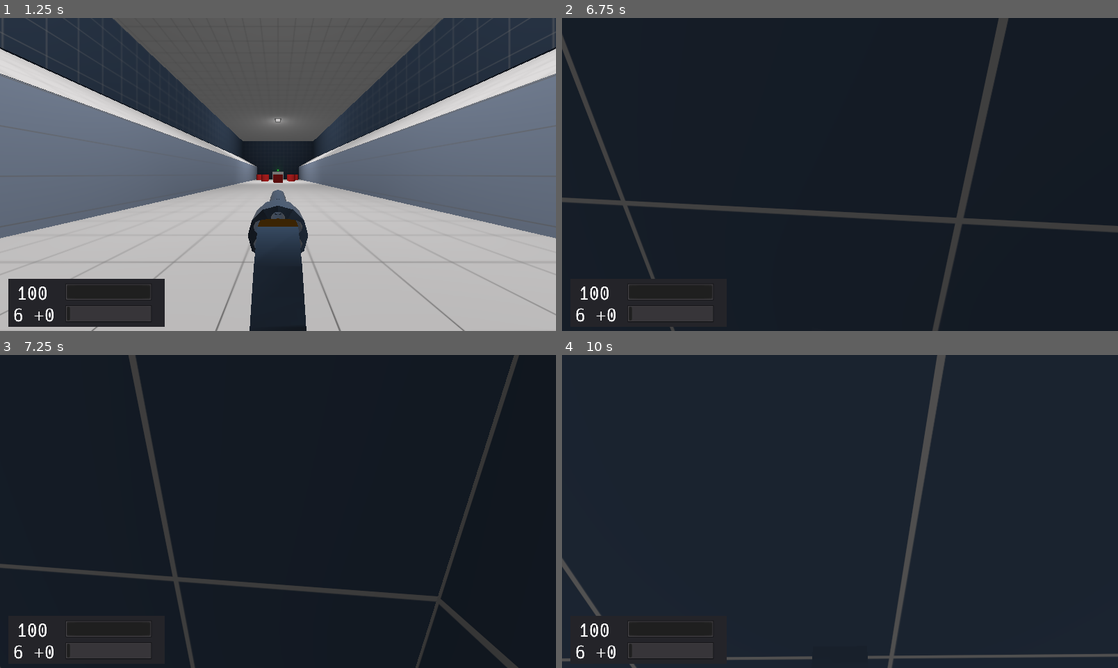
Above: before the commit, frames 1-4 (two rows, left to right).
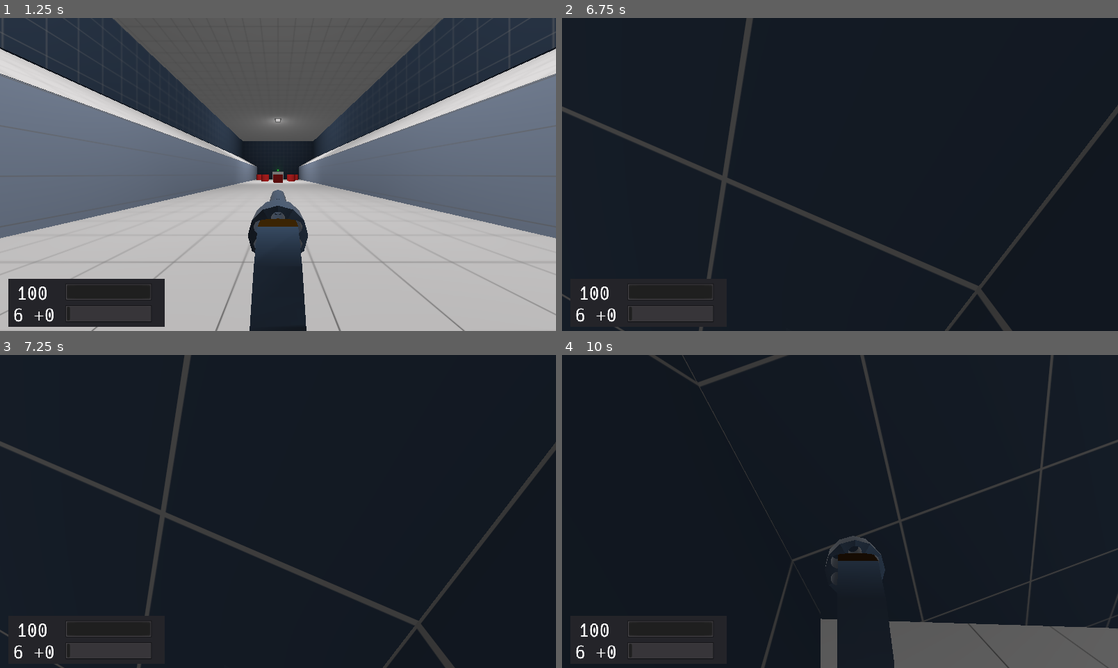
Above: after the commit, the same moments.

Repository: duckinator/keress
Game: Godot game, scene res://menus/MainMenu.tscn
The game is run twice, just before and just after one commit, with the same random seed, the same clock (stepped at 60 frames per second) and the same inputs.
Inputs (mouse positions are in pixels of both pictures, inside the frame that each line leads up to):
- Up to frame 1 (1.25 s): click "New Game" at 0.5 s
- Up to frame 2 (6.75 s): tap Enter (ui_accept) at 1.25 s; move the mouse to (867, 174) at 1.27 s; press the mouse at (867, 174) at 1.28 s; hold W (movement_forward) 1.28-6.53 s; tap Space (movement_jump) at 1.52, 2.27, 3.77, 4.52, 5.27 s; move the mouse to (812, 174) at 2.02 s; release the mouse at (812, 174) at 2.03 s; right-click (812, 174) at 2.1 s; move the mouse to (851, 168) at 2.77 s; tap Shift (movement_crouch) at 2.85 s; move the mouse to (834, 180) at 3.52 s; tap Tab (quick_switch_item) at 3.6 s; move the mouse to (878, 177) at 4.27 s; hold 1 4.28-5.03 s; move the mouse to (795, 171) at 5.02 s; tap 2 at 5.1 s; move the mouse to (845, 174) at 5.77 s; hold 3 5.78-6.53 s; move the mouse to (817, 168) at 6.52 s; hold D (movement_right) from 6.53 s (still down); tap 4 at 6.6 s
- Up to frame 3 (7.25 s): keep holding D (movement_right); tap Space (movement_jump) at 6.77 s
- Up to frame 4 (10 s): move the mouse to (867, 511) at 7.27 s; release D (movement_right) at 7.28 s; press the mouse at (867, 511) at 7.28 s; hold W (movement_forward) 7.28-9.53 s; tap Space (movement_jump) at 7.52, 8.27, 9.77 s; move the mouse to (812, 511) at 8.02 s; release the mouse at (812, 511) at 8.03 s; right-click (812, 511) at 8.1 s; move the mouse to (851, 505) at 8.77 s; tap Shift (movement_crouch) at 8.85 s; move the mouse to (834, 517) at 9.52 s; hold A (movement_left) from 9.53 s (still down); tap Tab (quick_switch_item) at 9.6 s

Frame 1 is identical in both runs. In frame 2, 6.4% of the frame differs, in the area x 0-100%, y 0-100%; in frame 3, 5.8%; in frame 4, 9.0%.

Commit message:
More work on wallrunning

Diff:
--- a/src/player/Player.gd
+++ b/src/player/Player.gd
@@ -1,7 +1,12 @@
 extends KinematicBody
 
 var fall_damage_enabled = false
-const WALL_RUN_MULTIPLIER = 0.75
+const WALLRUN_FALL_MULTIPLIER = 0.75
+const WALLRUN_SPEED_MULTIPLIER = 3
+const WALLRUN_ACCEL_MULTIPLIER = 8
+
+const NEUTRAL_CAMERA_ROTATION = 0
+const WALLRUN_CAMERA_ROTATION = -20
 
 const FALL_MULTIPLIER = 1.0
 const LOW_JUMP_MULTIPLIER = 1.5
@@ -200,7 +205,7 @@
 		vel += Vector3.UP * gravity.y * (LOW_JUMP_MULTIPLIER - 1) * delta
 
 	if is_on_wall() and vel.y < 0:
-		vel.y *= WALL_RUN_MULTIPLIER
+		vel.y *= WALLRUN_FALL_MULTIPLIER
 
 	var hvel = vel
 	hvel.y = 0
@@ -213,6 +218,25 @@
 		accel = ACCEL
 	else:
 		accel = DEACCEL
+
+	var weapon = $RotationHelper/Revolver
+
+	if is_on_wall() and not is_on_floor():
+		var speedup = false
+		if Input.is_action_pressed("movement_left"):
+			camera.rotation_degrees.z = WALLRUN_CAMERA_ROTATION
+			speedup = true
+		elif Input.is_action_pressed("movement_right"):
+			camera.rotation_degrees.z = -WALLRUN_CAMERA_ROTATION
+			speedup = true
+		if speedup:
+			# TODO: Slight weapon translation?
+			target *= WALLRUN_SPEED_MULTIPLIER
+			accel *= WALLRUN_ACCEL_MULTIPLIER
+	else:
+		camera.rotation_degrees.z = NEUTRAL_CAMERA_ROTATION
+	weapon.rotation_degrees.z = camera.rotation_degrees.z
+
 
 	hvel = hvel.linear_interpolate(target, accel * delta)
 	vel.x = hvel.x
